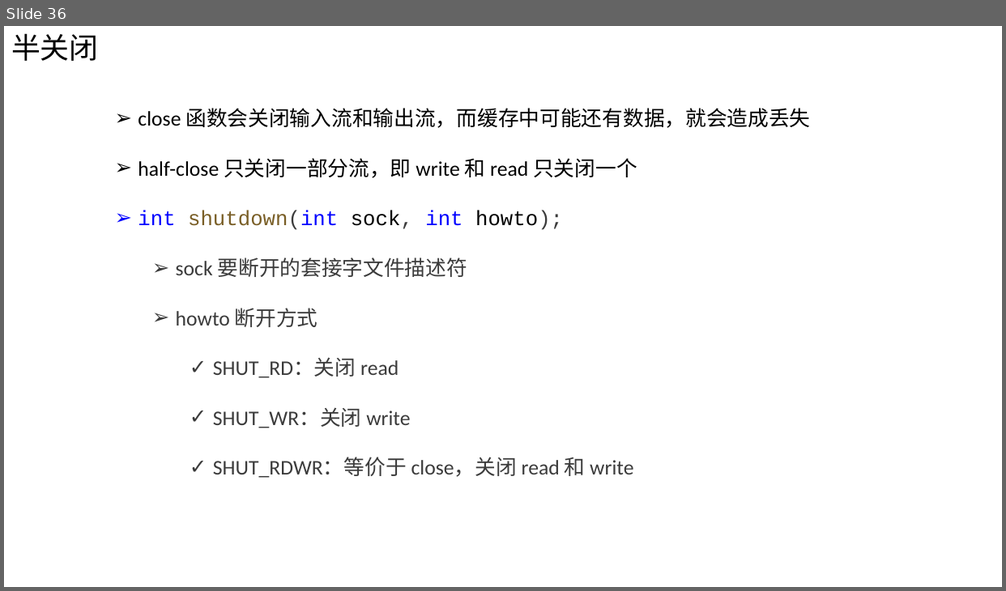
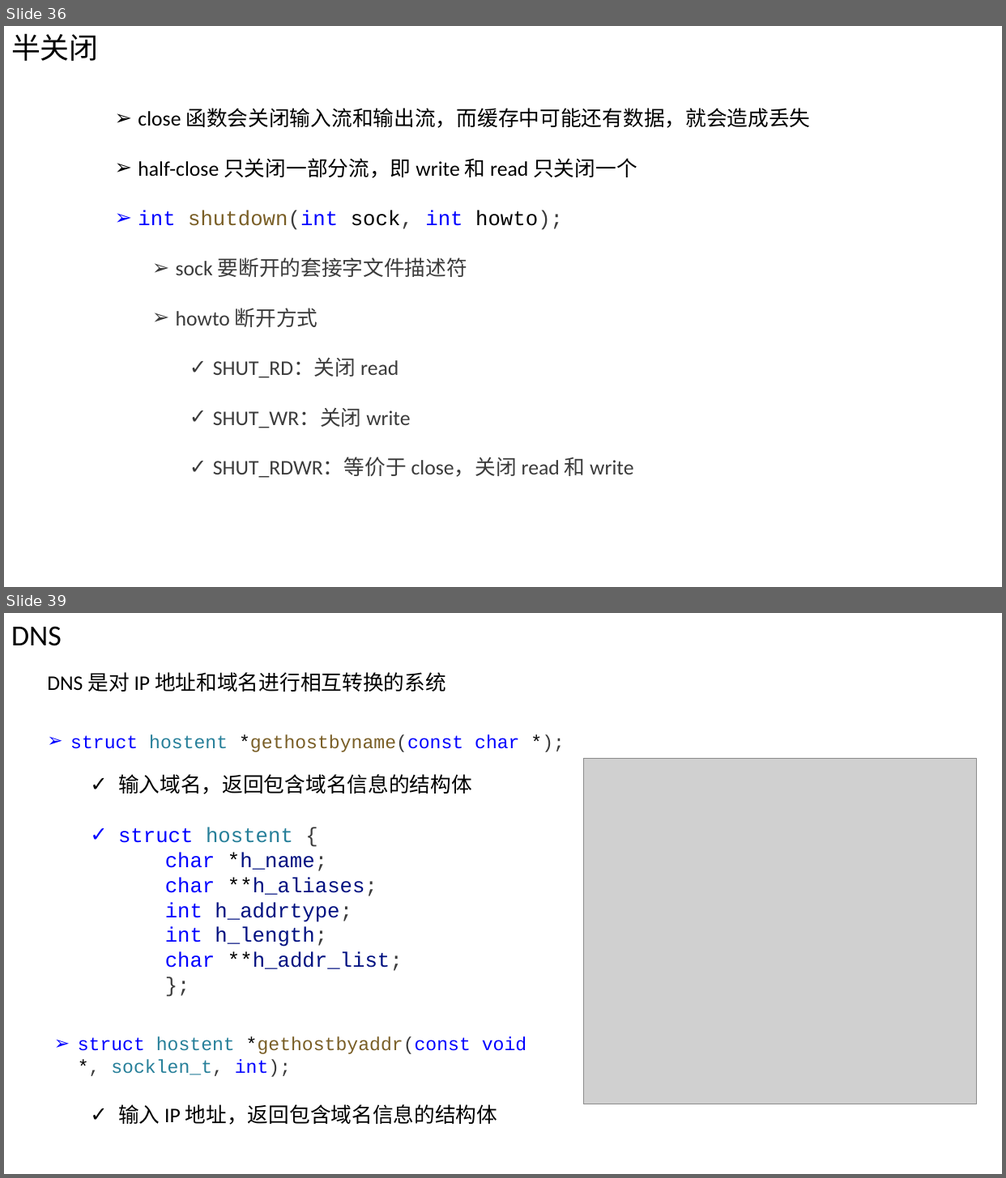
Before and after one commit to Chao200/TCP-IP-Network-Programming, a slide deck: TCP:IP 网络编程.pptx. Shown one above the other, each under a label of ours: slide 36 before the commit, slides 36 and 39 after it; the slides between them are not shown. The pictures are 1006x591 and 1006x1178 pixels, drawn with LibreOffice and Linux fonts; fonts in the diff are those of the drawing; grey boxes stand for pictures. Boxes give left, top, right and bottom in pixels: in the first picture for what was removed or moved away, otherwise in the second. Text is boxed around its words. In the diff, an @@ line names an element or a change of style, - is before the commit and + after.

Commit message:
add PPT Ch08

```diff
--- a/TCP:IP 网络编程.pptx
+++ b/TCP:IP 网络编程.pptx
@@ slide 39 added at box(4, 613, 1002, 1174), background #FFFFFF @@
@@ text added at box(11, 626, 62, 646), 28 pt, text #000000 @@
+DNS
@@ text added at box(47, 672, 446, 692), 20 pt, text #000000 @@
+DNS 是对 IP 地址和域名进行相互转换的系统
@@ text added at box(70, 735, 519, 752), 18 pt, text #0000FF @@
+➢ struct hostent *gethostbyname(const char *);
@@ text added at box(118, 774, 472, 971), 20 pt, text #001080 @@
+✓ 输入域名，返回包含域名信息的结构体
+✓ struct hostent {
+char *h_name;
+char **h_aliases;
+    int h_addrtype;
+    int h_length;
+    char **h_addr_list;
+};
@@ picture added at box(584, 759, 978, 1105) @@
@@ text added at box(78, 1037, 526, 1077), 18 pt, text #0000FF @@
+➢ struct hostent *gethostbyaddr(const void *, socklen_t, int);
@@ text added at box(118, 1105, 498, 1125), 20 pt, text #000000 @@
+✓ 输入 IP 地址，返回包含域名信息的结构体
```
Also in this commit, not shown: 19 other slides added.
